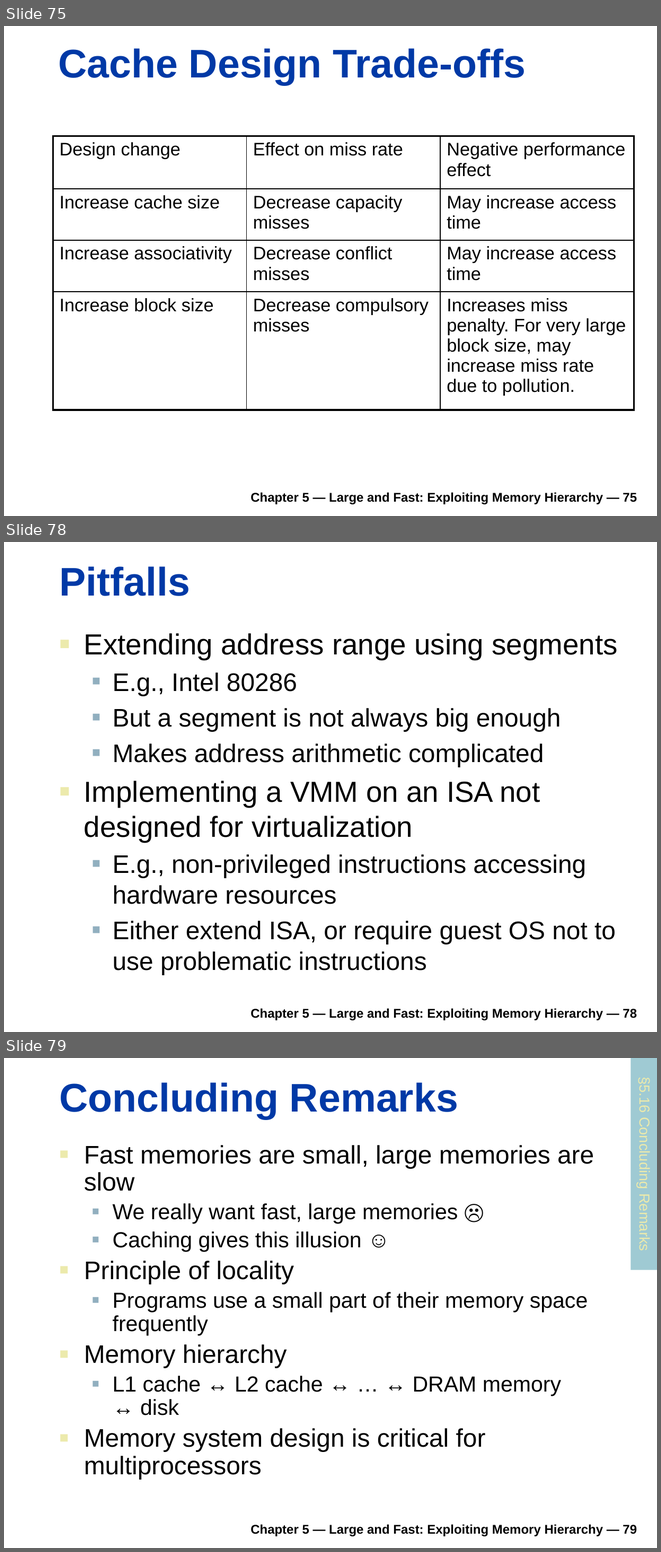
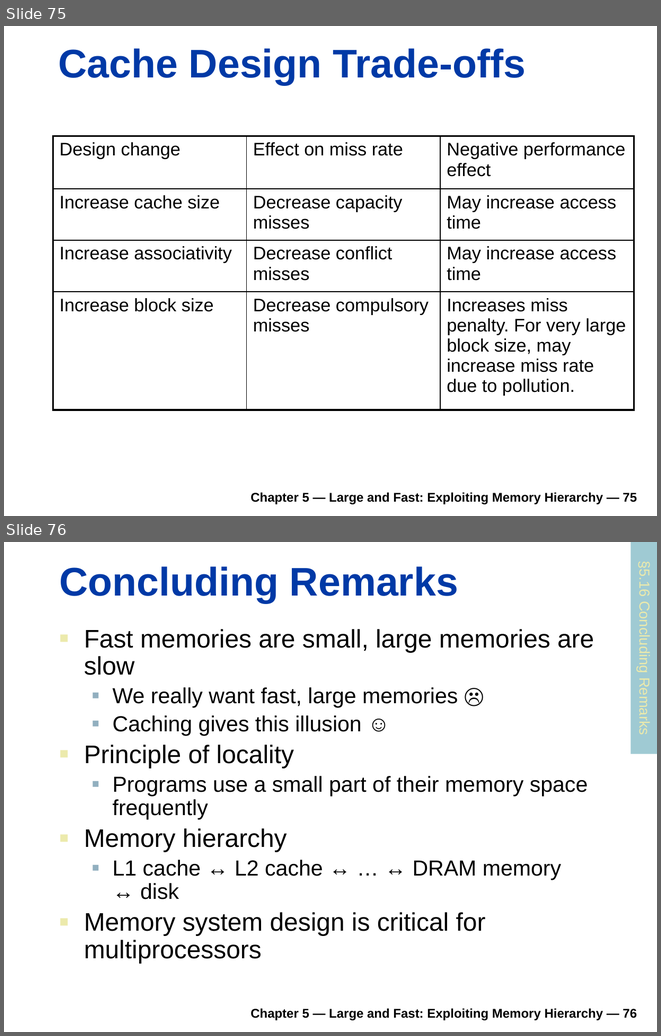
Before and after one commit to rifatshahriyar/rifatshahriyar.github.io, a slide deck: files/CSE305/CSE305_Chapter_5.pptx. Shown one above the other, each under a label of ours: slides 75, 78 and 79 before the commit, slides 75 and 76 after it; the slides between them are not shown. The pictures are 661x1552 and 661x1036 pixels, drawn with LibreOffice and Linux fonts; fonts in the diff are those of the drawing. Boxes give left, top, right and bottom in pixels: in the first picture for what was removed or moved away, otherwise in the second. Text is boxed around its words. In the diff, an @@ line names an element or a change of style, - is before the commit and + after.

```diff
--- a/files/CSE305/CSE305_Chapter_5.pptx
+++ b/files/CSE305/CSE305_Chapter_5.pptx
@@ slide 78 removed at (4,542,657,1032), background #FFFFFF @@
@@ title removed at (60,566,191,596) @@
-Pitfalls
@@ text removed at (84,633,618,974) @@
-■ Extending address range using segments
-  ■ E.g., Intel 80286
-  ■ But a segment is not always big enough
-  ■ Makes address arithmetic complicated
-■ Implementing a VMM on an ISA not designed for virtualization
-  ■ E.g., non-privileged instructions accessing hardware resources
-  ■ Either extend ISA, or require guest OS not to use problematic instructions
@@ text removed at (250,1008,637,1020) @@
-Chapter 5 — Large and Fast: Exploiting Memory Hierarchy — 78
@@ what was slide 79 is now slide 76 @@
@@ text at (250,1008,637,1020): text changed @@
-Chapter 5 — Large and Fast: Exploiting Memory Hierarchy — 79
+Chapter 5 — Large and Fast: Exploiting Memory Hierarchy — 76
```
Also in this commit, not shown: 2 other slides removed, 1 other file.
